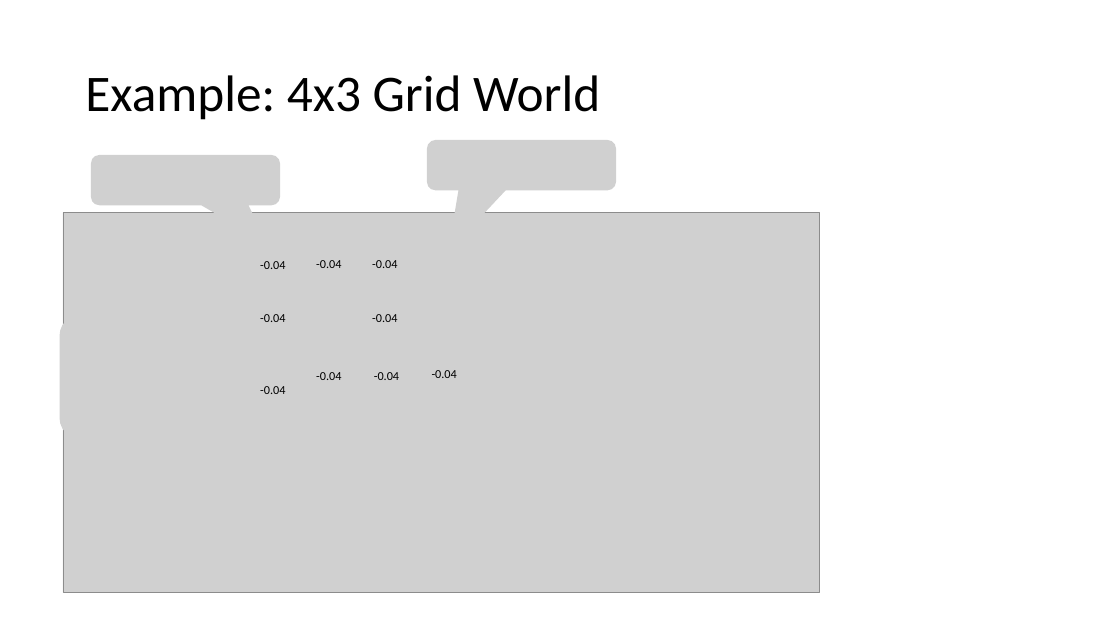
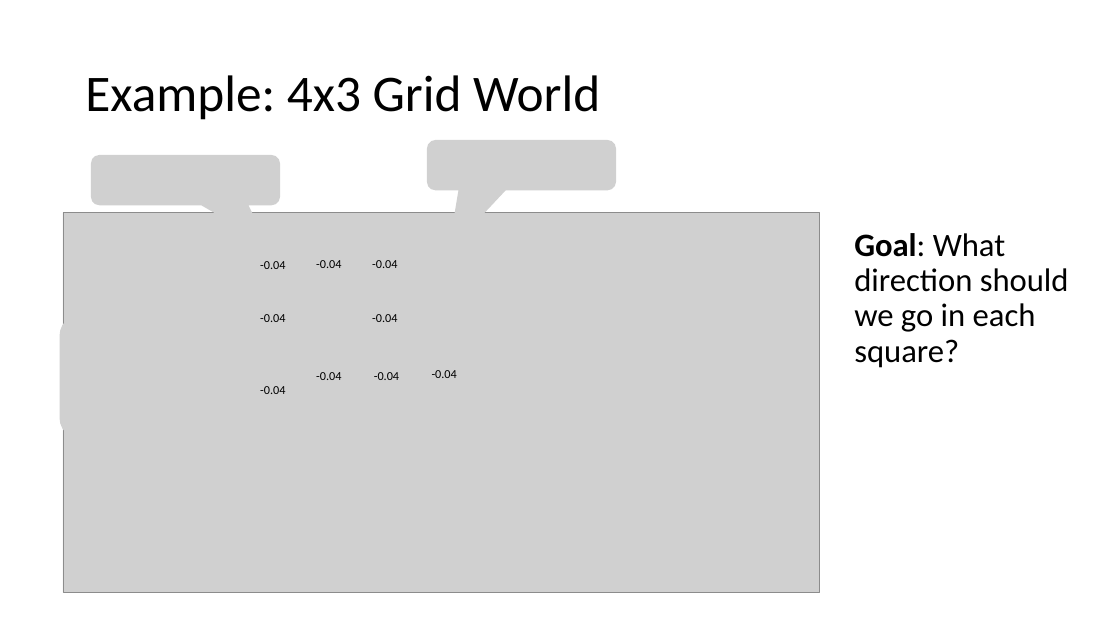
Before and after one commit to mhahsler/CS7320-AI, a slide deck: slide 5 of slides/22_Reinforcement_Learning.pptx. Drawn at 1120x630 pixels with LibreOffice and Linux fonts; fonts in the diff are those of the drawing; grey boxes stand for pictures. Boxes give left, top, right and bottom in pixels: in the first picture for what was removed or moved away, otherwise in the second. Text is boxed around its words. In the diff, an @@ line names an element or a change of style, - is before the commit and + after.

```diff
--- a/slides/22_Reinforcement_Learning.pptx
+++ b/slides/22_Reinforcement_Learning.pptx
@@ text added at (854,233,1069,368), 28 pt, text #000000 @@
+Goal: What direction should we go in each square?
```
Also in this commit, not shown: 7 other slides changed, 2 slides added, 1 slide removed, 1 other file.
